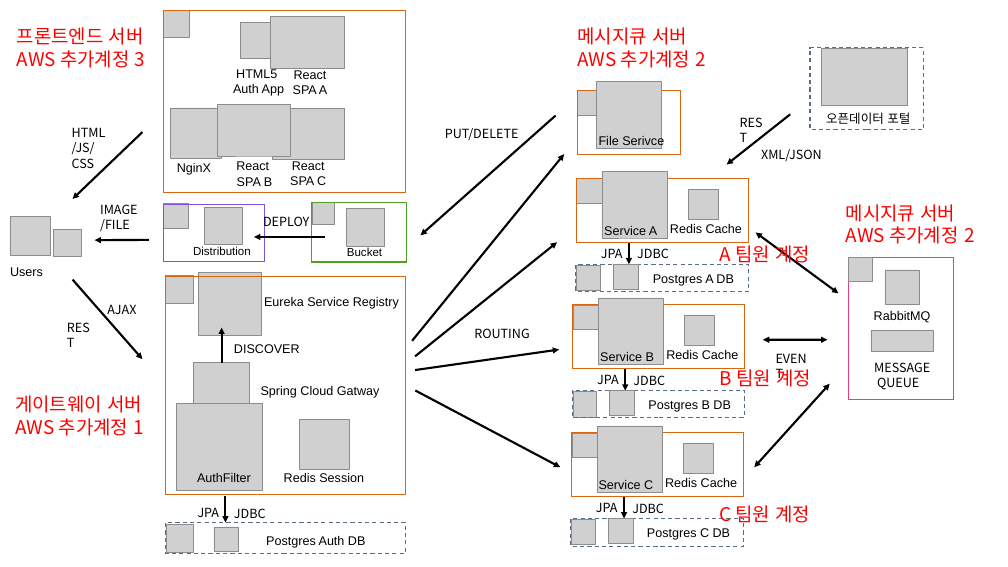
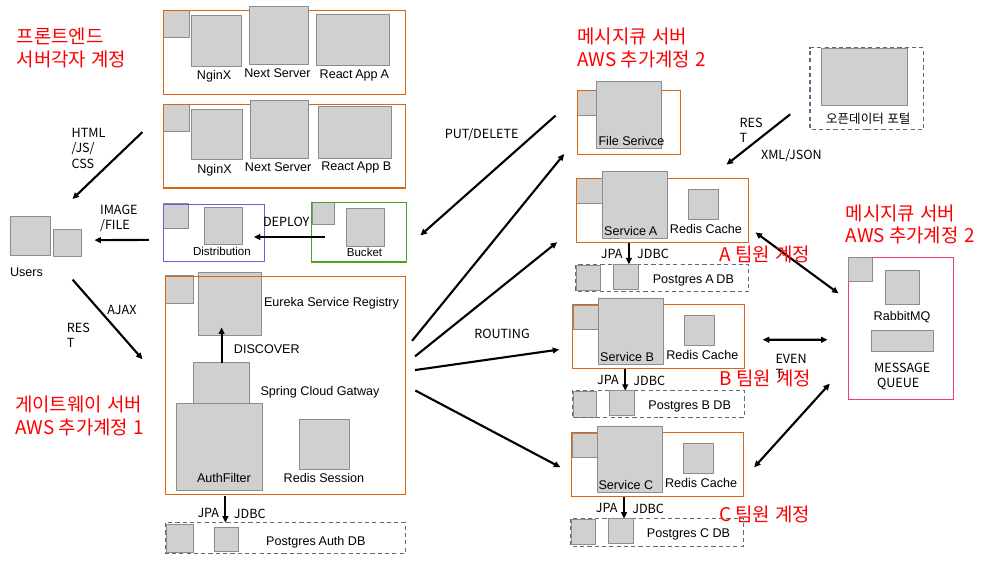
Before and after one commit to kdkcom1234/git2021, a slide deck: slide 1 of 8-msa-cloud/2. 팀 프로젝트 구성도.pptx. Drawn at 1008x567 pixels with LibreOffice and Linux fonts; fonts in the diff are those of the drawing; grey boxes stand for pictures; background and template pictures are left out. Boxes give left, top, right and bottom in pixels: in the first picture for what was removed or moved away, otherwise in the second. Text is boxed around its words. In the diff, an @@ line names an element or a change of style, - is before the commit and + after.

Commit message:
배포 스크립트 및 서버 변경

```diff
--- a/8-msa-cloud/2. 팀 프로젝트 구성도.pptx
+++ b/8-msa-cloud/2. 팀 프로젝트 구성도.pptx
@@ text at (17, 27, 127, 68): text changed @@
-프론트엔드 서버
-AWS 추가계정 3
+프론트엔드 서버각자 계정
@@ rectangle: place and size @@
-rectangle at (163, 11, 405, 192)
+rectangle at (163, 11, 405, 95)
@@ picture: place and size @@
-picture at (171, 108, 222, 159)
+picture at (191, 15, 242, 66)
@@ picture removed at (240, 23, 277, 59) @@
@@ picture added at (250, 7, 308, 65) @@
@@ picture: place and size @@
-picture at (271, 17, 344, 69)
+picture at (317, 14, 390, 67)
@@ text "NginX": place and size @@
-text "NginX" at (177, 163, 211, 175)
+text "NginX" at (197, 70, 231, 82)
@@ text removed at (233, 68, 284, 96) @@
-HTML5
-Auth App
@@ text added at (244, 68, 311, 77), 12 pt, text #000000 @@
+Next Server
@@ text at (320, 69, 389, 81): text changed @@
-React
-SPA A
+React App A
@@ picture added at (164, 104, 190, 132) @@
@@ rectangle added at (164, 104, 406, 188), outline #D86613 1 pt @@
@@ picture added at (191, 109, 242, 160) @@
@@ picture added at (250, 100, 309, 158) @@
@@ picture removed at (272, 109, 345, 160) @@
@@ picture: place and size @@
-picture at (217, 104, 290, 157)
+picture at (318, 107, 392, 159)
@@ text added at (197, 164, 231, 176), 12 pt, text #000000 @@
+NginX
@@ text added at (245, 162, 311, 171), 12 pt, text #000000 @@
+Next Server
@@ text removed at (290, 161, 326, 185) @@
-React
-SPA C
@@ text at (321, 161, 391, 173): text changed @@
-React
-SPA B
+React App B
```
Also in this commit, not shown: 6 other files.
